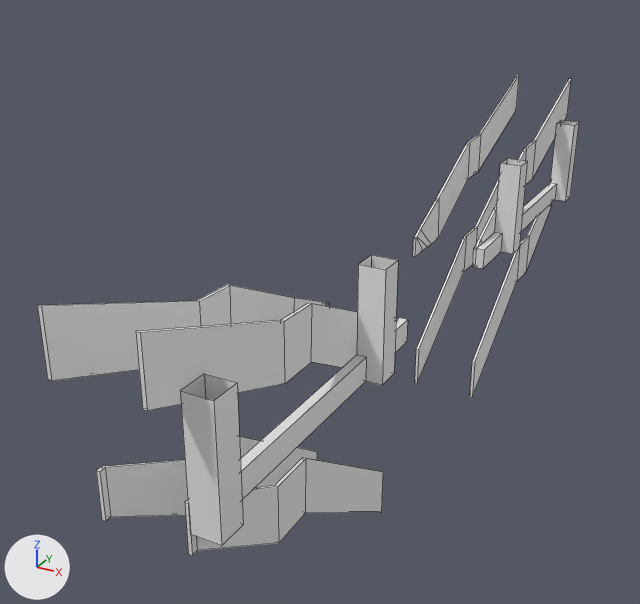
Before and after pictures for a commit that changed the FBX model Assets/Models/World/Rakenteet/Runko_Rappuset_Finalized.fbx.
Camera for both pictures: a 50 mm lens placed at (60.9, -26.5, -1.2), pointed at (47.5, -2.1, -13.4). Lighting does not change. The marker at lower left points along +X, +Y and +Z. Mesh edges are drawn as thin lines.

The first picture shows 'KaideExport'.
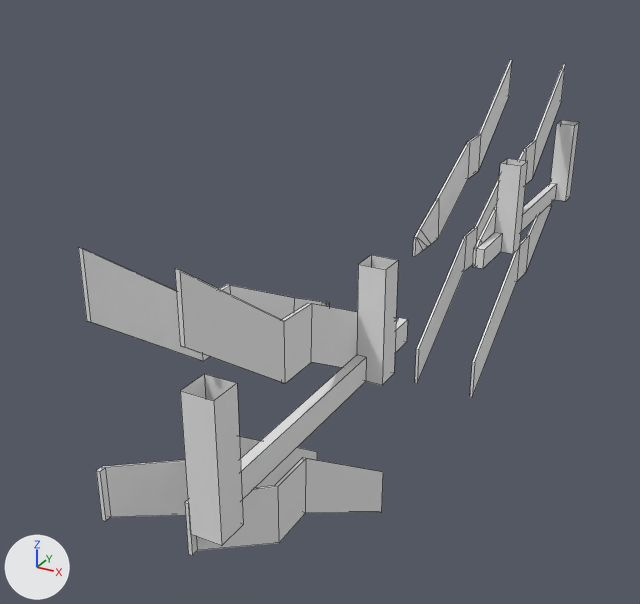
Location of each change, (x1, y1, x2, y2) in pixels of the pictures (640 x 604 px; the box of a moved part takes in the faces that stretch with it):
'KaideExport', reshaped (8% narrower): before (37, 74, 579, 555); after (78, 60, 579, 555)
part 1 of me_cube_050, moved or reshaped: before (478, 74, 571, 178); after (478, 60, 565, 178)
part 2 of me_cube_050, moved or reshaped: before (37, 301, 285, 411); after (78, 248, 285, 383)

The change, as a diff of the scene's bpy script:
```diff
--- a/Assets/Models/World/Rakenteet/Runko_Rappuset_Finalized.fbx.py
+++ b/Assets/Models/World/Rakenteet/Runko_Rappuset_Finalized.fbx.py
@@ me_cube_050 @@
 me_cube_050.from_pydata(...)  # 272 vertices, 232 faces; spans x -1.8..1.5, y -15.4..14.7, z -5.7..5.3
 # used by ob_kaideexport; location = (50.47, -0.04, -13.38)
 # before: 48 (0.7, 14.7, 3.7) at pixel (567, 114), 49 (0.6, 14.7, 3.7), 50 (0.7, 14.7, 5.3) at pixel (571, 78), 51 (0.6, 14.7, 5.3) at pixel (568, 78), 80 (-1.7, 14.7, 3.7) at pixel (516, 109)
 # before: 81 (-1.8, 14.7, 3.7), 82 (-1.7, 14.7, 5.3) at pixel (519, 74), 83 (-1.8, 14.7, 5.3) at pixel (517, 74)
 # before: 187 (-1.8, -15.4, 5.3) at pixel (37, 305), 188 (-1.7, -15.4, 5.3) at pixel (41, 306), 189 (-1.8, -15.4, 3.7) at pixel (47, 379), 190 (-1.7, -15.4, 3.7) at pixel (51, 380), 251 (0.6, -15.4, 5.3) at pixel (135, 331)
 # before: 252 (0.7, -15.4, 5.3) at pixel (140, 332), 253 (0.6, -15.4, 3.7) at pixel (142, 409), 254 (0.7, -15.4, 3.7) at pixel (147, 410)
+# me_cube_050 part 1
+for i in [*range(48, 52), *range(80, 84)]: me_cube_050.vertices[i].co += Vector((0.0, -1.4, 0.8))
+# me_cube_050 part 2
+for i in [*range(187, 191), *range(251, 255)]: me_cube_050.vertices[i].co += Vector((0.0, 1.2, 0.8))
```
